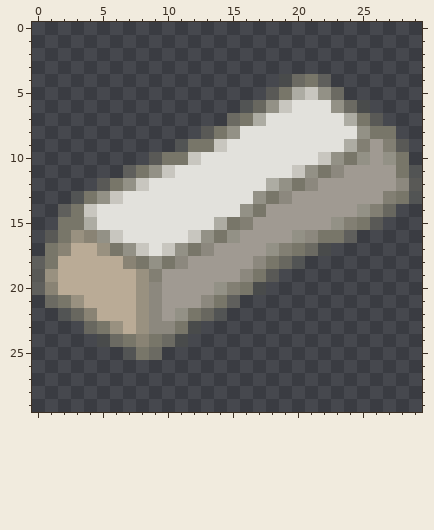
Pixel-art sprite: img/icons/iron.png. Above is the file before it was changed.
The file is 30x30 pixels. Colours within 5 levels of each other are drawn and written as one.
Once edited:
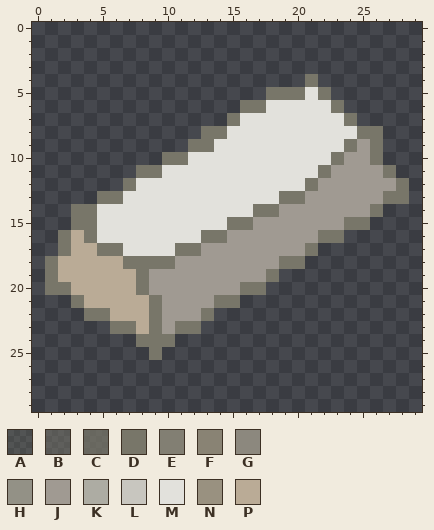
Palette (. is transparent): A #77776740  B #77756980  C #787669bf  D #787669  E #827f73  F #898374  G #8c887e  H #939186  J #a09a92  K #adaca3  L #c8c6bf  M #e2e1dc  N #999180  P #baab96
Change:
Changed rows in their new state; - is an unchanged pixel.
first column x 0:
 4 -------------------..-.-------
 5 ------------------D-DMD.------
 6 ----------------DDMM---D..----
 7 ---------------DMM------D..---
 8 -------------D-M---------D-.--
 9 -----------.--M---------DJD..-
10 ---------.--M---------MDJJD..-
11 -------.-DM---------MM-J---D..
12 -----..DM---------MMMD------D.
13 ---..DD----------MMDD------D-.
14 --.-D-----------M-D------JD.--
15 --.-D---------M-D------JD-.---
16 -.-PDMM-----MD-J----JJ--.-----
17 -.D--D-MM-MD-J----JJJD.-------
18 .------D-D-J-----JJDD---------
19 .D------DJ------JJD-----------
20 .DD-----DJ----JJ-D------------
21 -..D----PD---J-D--------------
22 --..DD--PD-JJD.---------------
23 ----..DDPDJ-D-----------------
24 -----...D-D.------------------
25 -------..D--------------------
